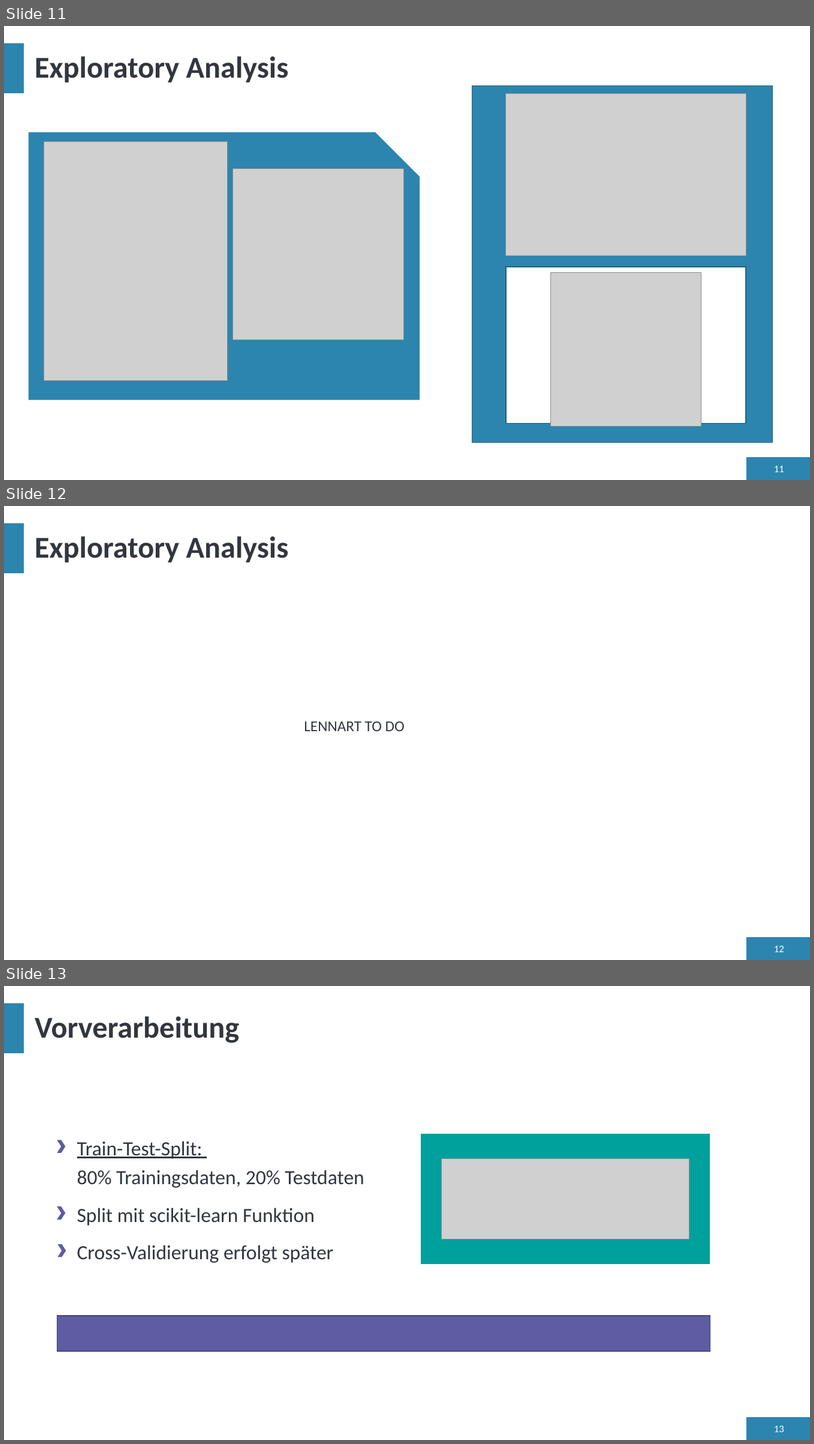
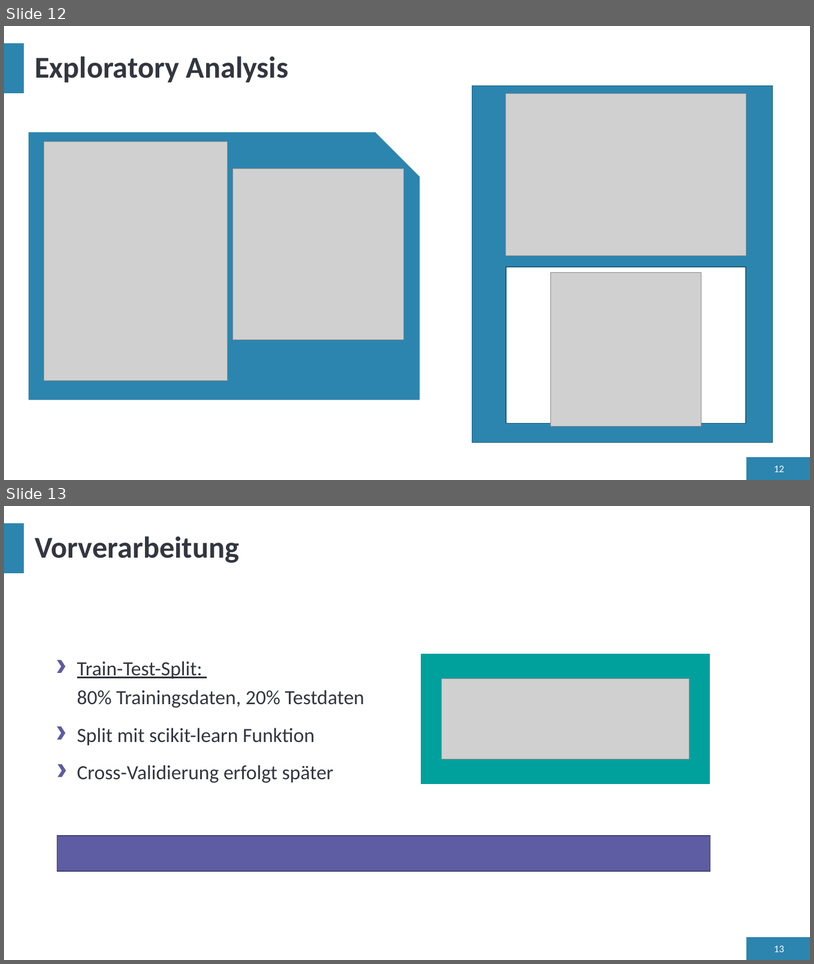
Before and after one commit to LennartFertig/DataExploration_HousePriceSeattle, a slide deck: HousePricePrediction_Präsentation.pptx. Shown one above the other, each under a label of ours: slides 11, 12 and 13 before the commit, slides 12 and 13 after it. The pictures are 814x1444 and 814x964 pixels, drawn with LibreOffice and Linux fonts; fonts in the diff are those of the drawing; grey boxes stand for pictures. Boxes give left, top, right and bottom in pixels: in the first picture for what was removed or moved away, otherwise in the second. Text is boxed around its words. In the diff, an @@ line names an element or a change of style, - is before the commit and + after.

```diff
--- a/HousePricePrediction_Präsentation.pptx
+++ b/HousePricePrediction_Präsentation.pptx
@@ slide 12 removed at <box>4,506,810,960</box>, background #FFFFFF; not listed: 2 template elements that a slide beside it also shows @@
@@ title removed at <box>35,536,289,562</box> @@
-Exploratory Analysis
@@ text removed at <box>304,721,405,731</box> @@
-LENNART TO DO
@@ page number removed at <box>774,945,785,952</box> @@
-12
@@ what was slide 11 is now slide 12 @@
@@ page number at <box>774,465,785,472</box>: text changed @@
-11
+12
```
Also in this commit, not shown: 1 slide changed, 2 slides added, 1 other slide removed.
